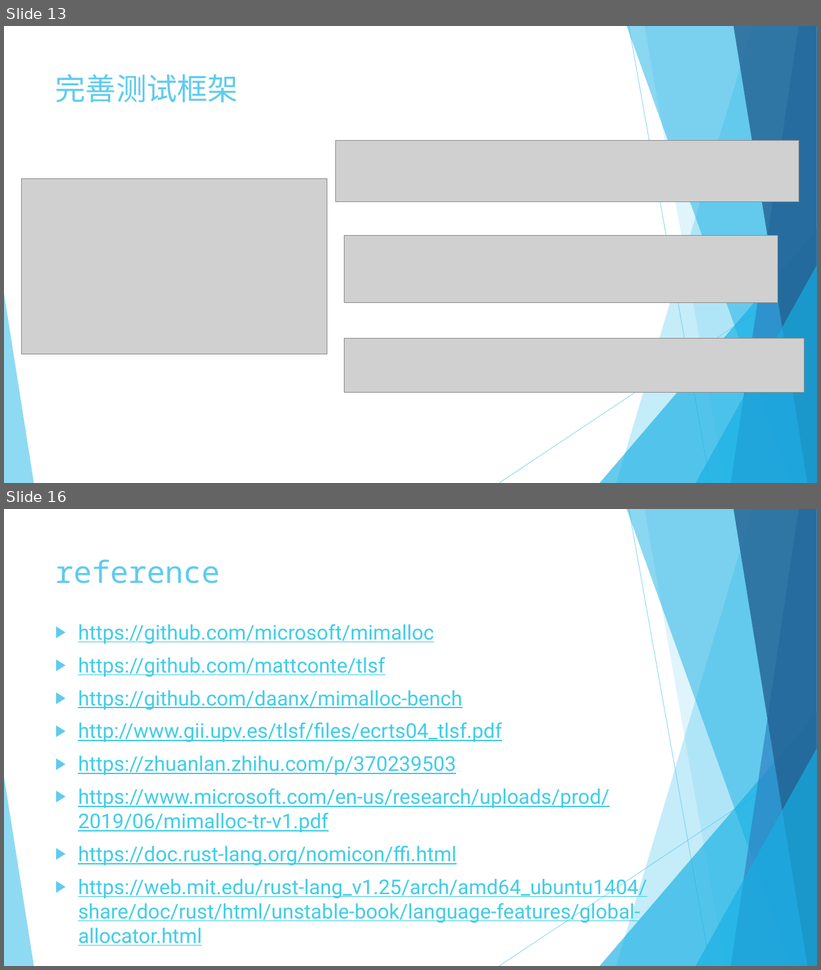
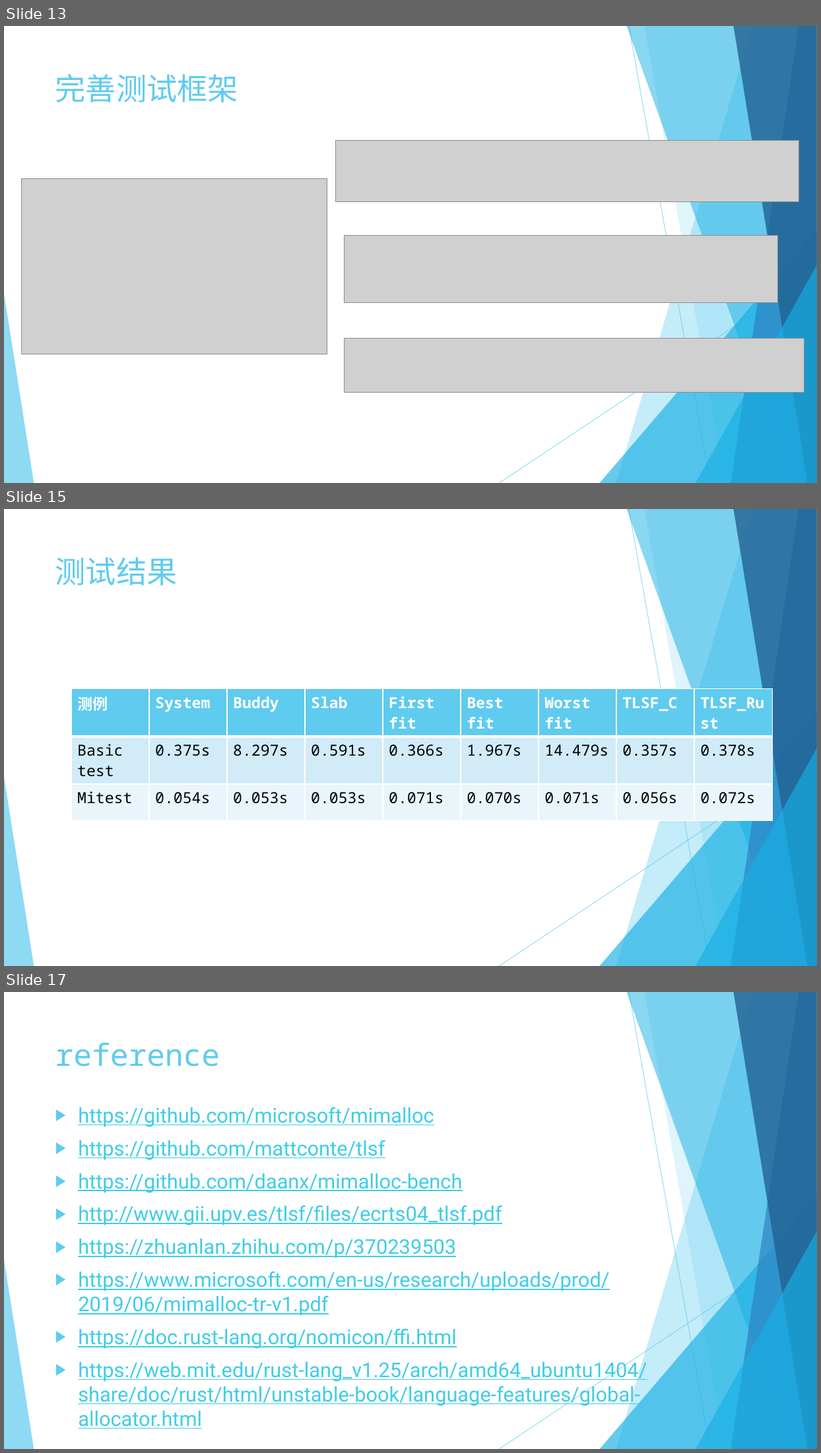
Before and after one commit to rcore-os/mem_malloc_subsystem, a slide deck: slides/week10~11.pptx. Shown one above the other, each under a label of ours: slides 13 and 16 before the commit, slides 13, 15 and 17 after it; the slides between them are not shown. The pictures are 821x970 and 821x1453 pixels, drawn with LibreOffice and Linux fonts; fonts in the diff are those of the drawing; grey boxes stand for pictures. Boxes give left, top, right and bottom in pixels: in the first picture for what was removed or moved away, otherwise in the second. Text is boxed around its words. In the diff, an @@ line names an element or a change of style, - is before the commit and + after.

```diff
--- a/slides/week10~11.pptx
+++ b/slides/week10~11.pptx
@@ slide 15 added at [4, 509, 817, 966], background #FFFFFF; not listed: 10 template elements that a slide beside it also shows @@
@@ title added at [55, 557, 178, 586], 36 pt, text #5FCBEF @@
+测试结果
@@ table added at [71, 689, 774, 807], 3 rows, 9 columns @@
+测例 | System | Buddy | Slab | First fit | Best fit | Worst fit | TLSF_C | TLSF_Rust
+Basic test | 0.375s | 8.297s | 0.591s | 0.366s | 1.967s | 14.479s | 0.357s | 0.378s
+Mitest | 0.054s | 0.053s | 0.053s | 0.071s | 0.070s | 0.071s | 0.056s | 0.072s
@@ what was slide 16 is now slide 17 @@
```
Also in this commit, not shown: 2 slides changed.
